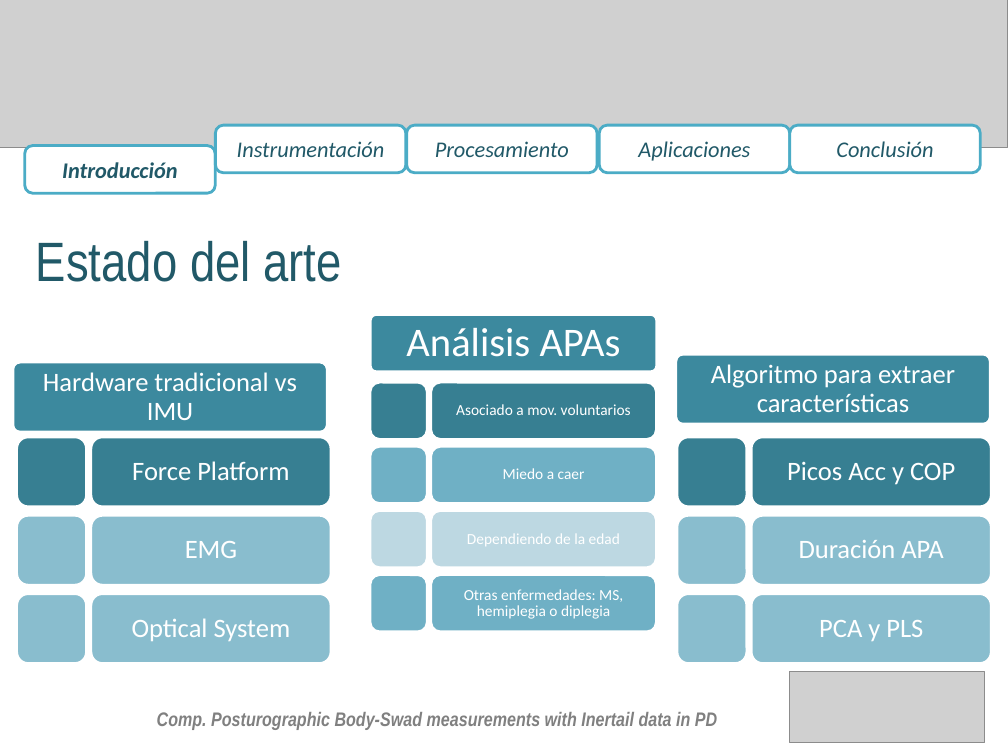
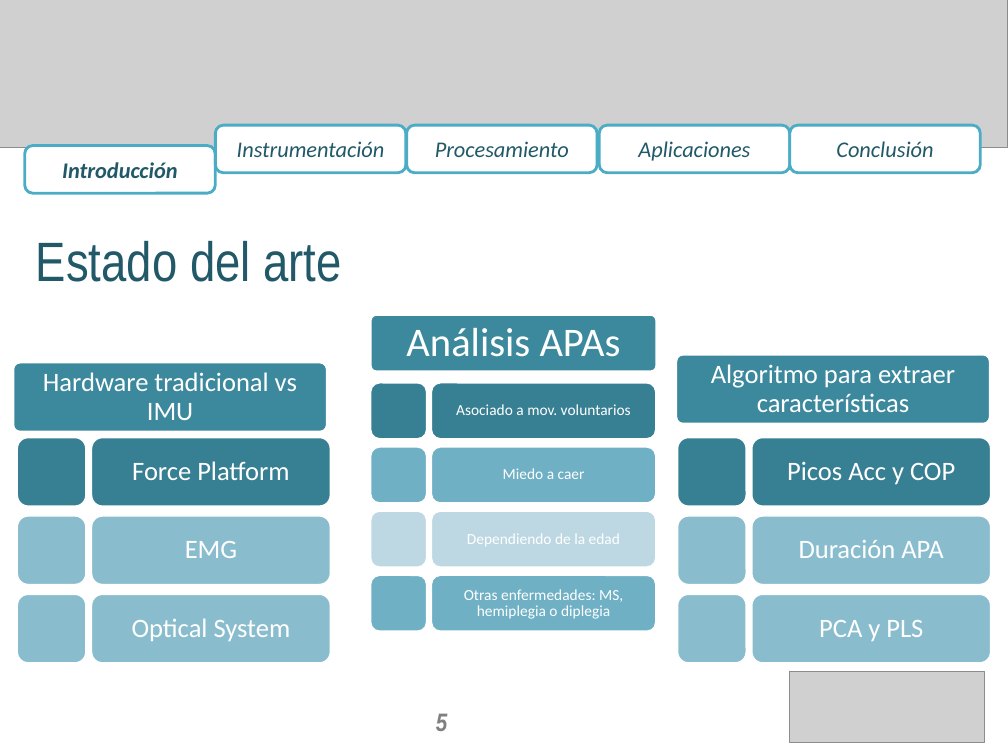
Before and after one commit to aolivares/APA, a slide deck: slide 5 of Documents/Project report Vero/Presentation/Presentation_V2.pptx. Drawn at 1008x756 pixels with LibreOffice and Linux fonts; fonts in the diff are those of the drawing; grey boxes stand for pictures. Boxes give left, top, right and bottom in pixels: in the first picture for what was removed or moved away, otherwise in the second. Text is boxed around its words. In the diff, an @@ line names an element or a change of style, - is before the commit and + after.

```diff
--- a/Documents/Project report Vero/Presentation/Presentation_V2.pptx
+++ b/Documents/Project report Vero/Presentation/Presentation_V2.pptx
@@ text removed at [157,712,717,730] @@
-Comp. Posturographic Body-Swad measurements with Inertail data in PD
@@ text added at [436,713,447,731], 18 pt, text #808080, bold, italic @@
+5
```
Also in this commit, not shown: 28 other slides changed, 1 other file.
